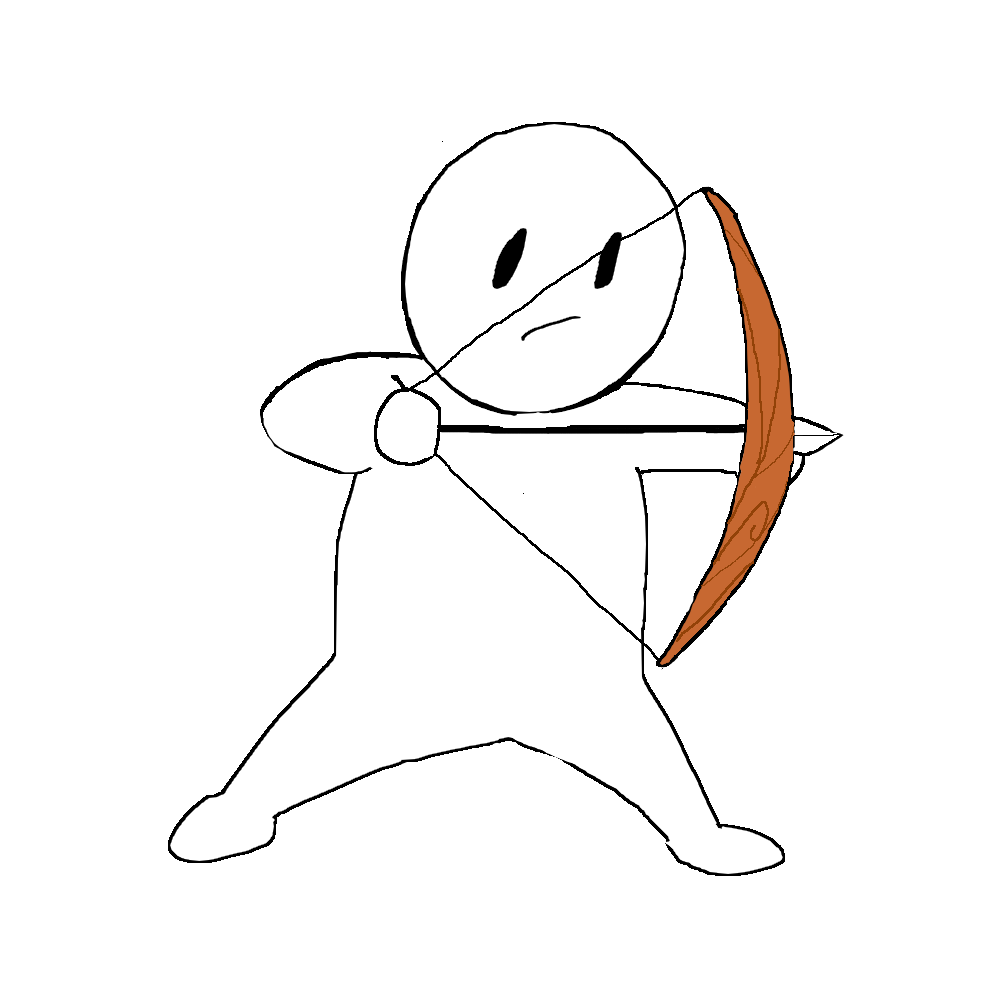
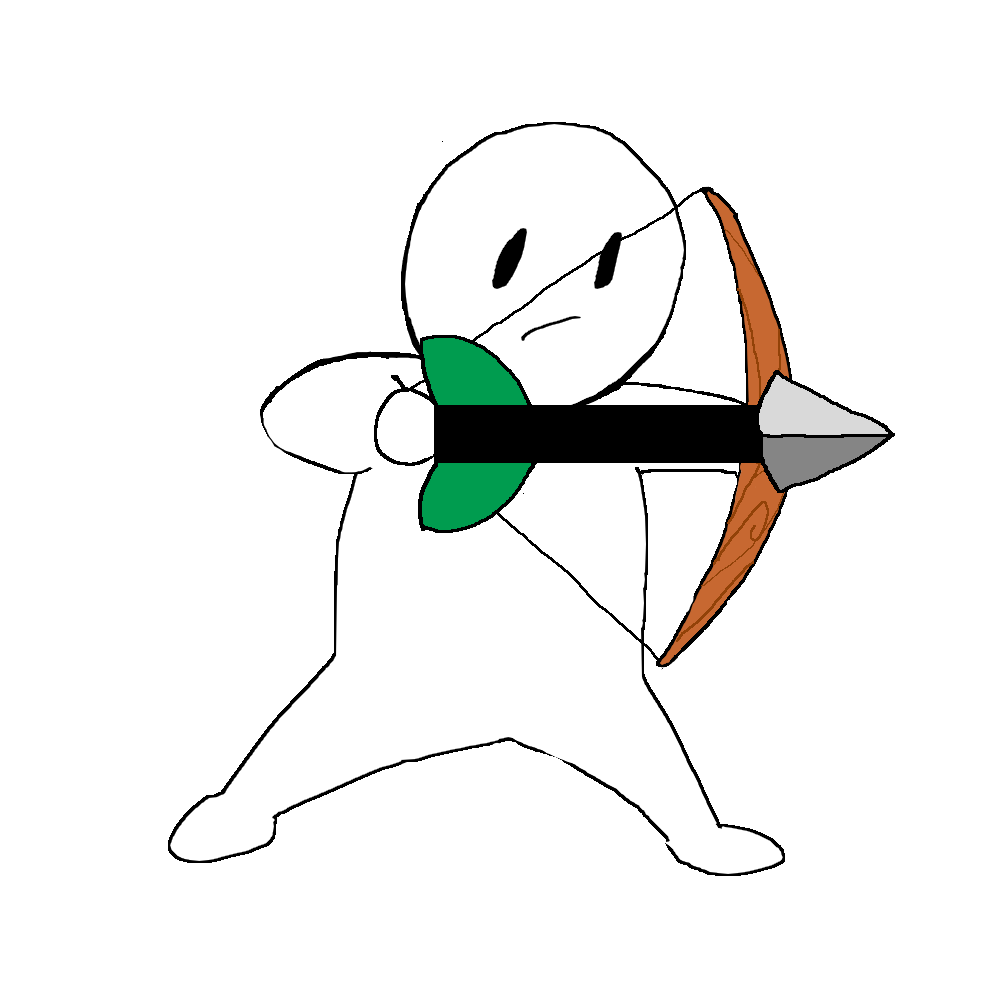
Layer changes from the first w=1000, h=1000 image to the second:
added layer "Layer 1" above "궁수(공격모션1)" over [left=418, top=335, right=895, bottom=533]
